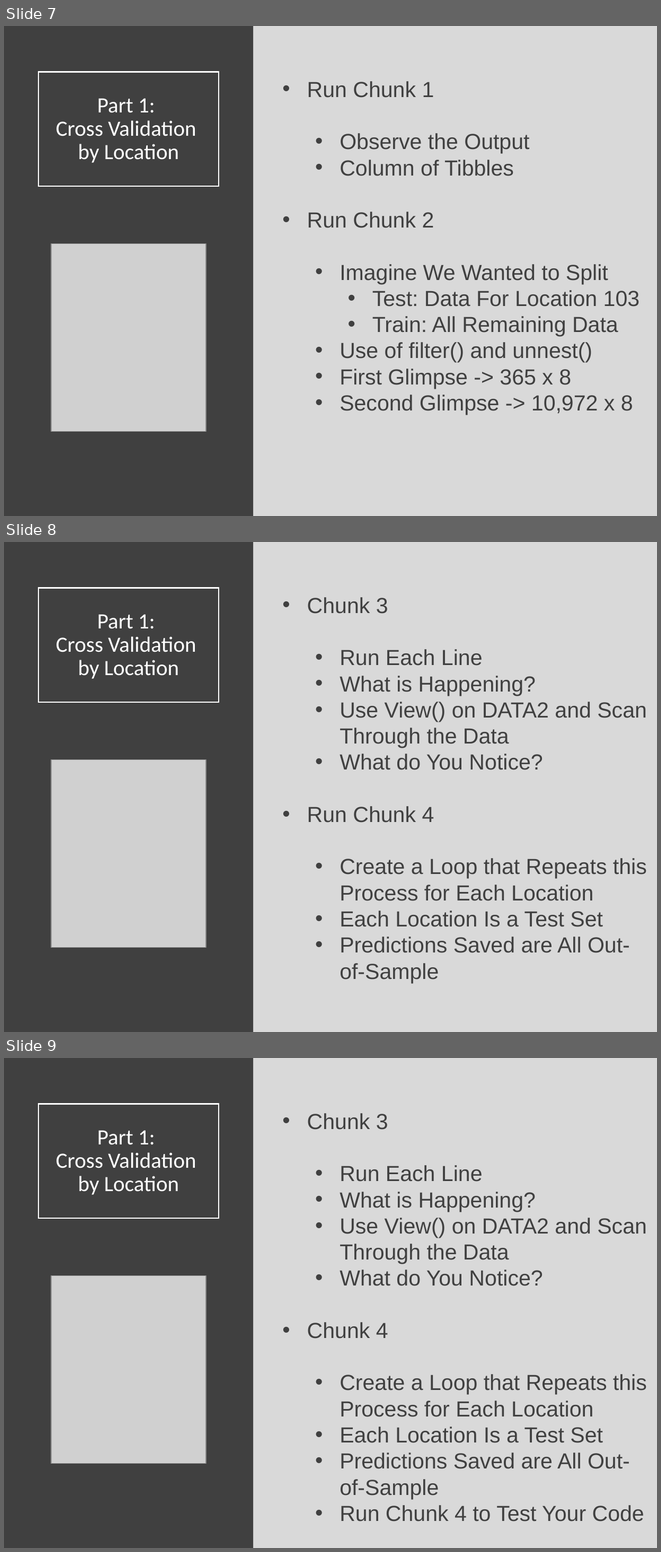
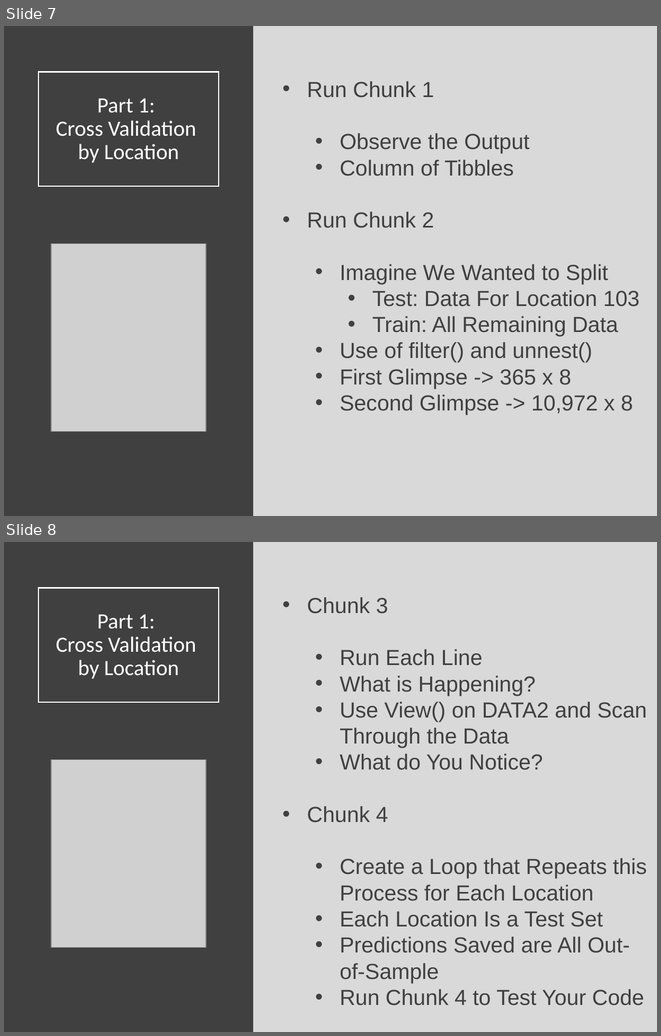
Before and after one commit to Yixf-Self/STOR320_WEBSITE, a slide deck: Lecture/Lecture 25/Lecture 25.pptx. Shown one above the other, each under a label of ours: slides 7, 8 and 9 before the commit, slides 7 and 8 after it. The pictures are 661x1552 and 661x1036 pixels, drawn with LibreOffice and Linux fonts; fonts in the diff are those of the drawing; grey boxes stand for pictures. Boxes give left, top, right and bottom in pixels: in the first picture for what was removed or moved away, otherwise in the second. Text is boxed around its words. In the diff, an @@ line names an element or a change of style, - is before the commit and + after.

```diff
--- a/Lecture/Lecture 25/Lecture 25.pptx
+++ b/Lecture/Lecture 25/Lecture 25.pptx
@@ slide 8 removed at [4,542,657,1032], background #D9D9D9 @@
@@ rectangle removed at [4,542,254,1032] @@
@@ title removed at [38,588,219,702] @@
-Part 1:
-Cross Validation
-by Location
@@ text removed at [307,597,647,983] @@
-• Chunk 3
-  • Run Each Line
-  • What is Happening?
-  • Use View() on DATA2 and Scan Through the Data
-  • What do You Notice?
-• Run Chunk 4
-  • Create a Loop that Repeats this Process for Each Location
-  • Each Location Is a Test Set
-  • Predictions Saved are All Out-of-Sample
@@ picture removed at [51,759,206,947] @@
@@ what was slide 9 is now slide 8 @@
```
Also in this commit, not shown: 4 slides changed, 6 slides added, 1 other slide removed, 13 other files.
